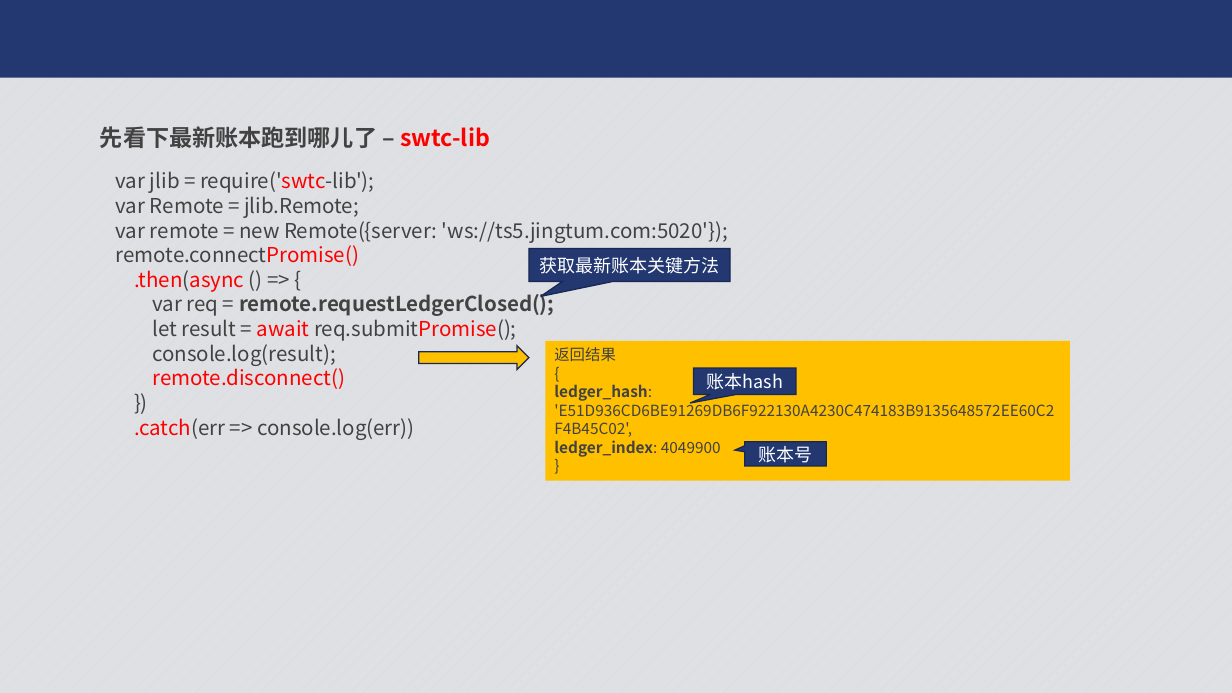
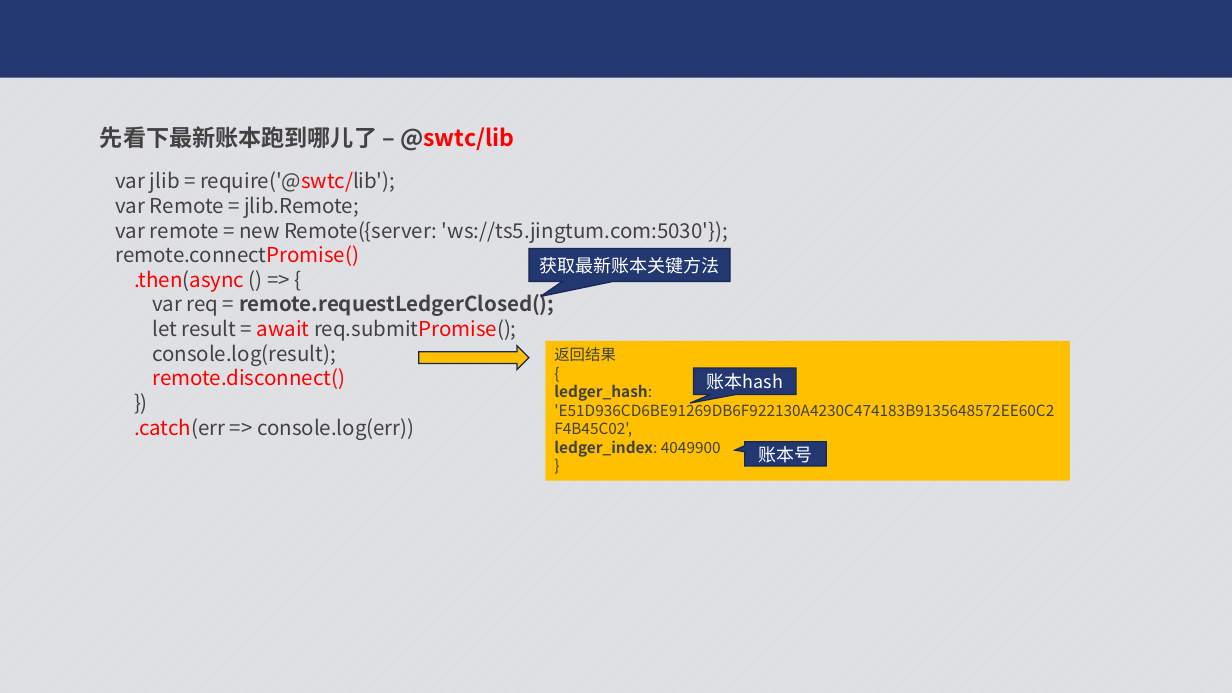
Before and after one commit to JCCDex/jingtum_doc, a slide deck: slide 9 of pfp14-swtclib.pptx. Drawn at 1232x693 pixels with LibreOffice and Linux fonts; fonts in the diff are those of the drawing; background and template pictures are left out. Boxes give left, top, right and bottom in pixels: in the first picture for what was removed or moved away, otherwise in the second. Text is boxed around its words. In the diff, an @@ line names an element or a change of style, - is before the commit and + after.

```diff
--- a/pfp14-swtclib.pptx
+++ b/pfp14-swtclib.pptx
@@ text at [100, 126, 514, 151]: text changed @@
-先看下最新账本跑到哪儿了 – swtc-lib
+先看下最新账本跑到哪儿了 – @swtc/lib
@@ text at [116, 171, 395, 193]: text changed @@
-var jlib = require('swtc-lib');
+var jlib = require('@swtc/lib');
@@ text at [116, 217, 728, 243]: text changed @@
-var remote = new Remote({server: 'ws://ts5.jingtum.com:5020'});
+var remote = new Remote({server: 'ws://ts5.jingtum.com:5030'});
```
Also in this commit, not shown: 15 other slides changed.
